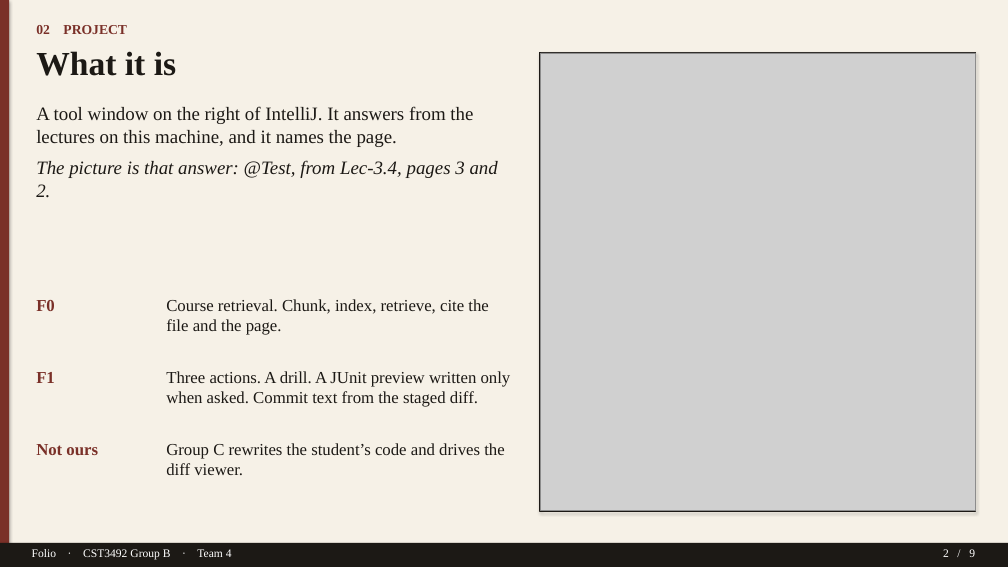
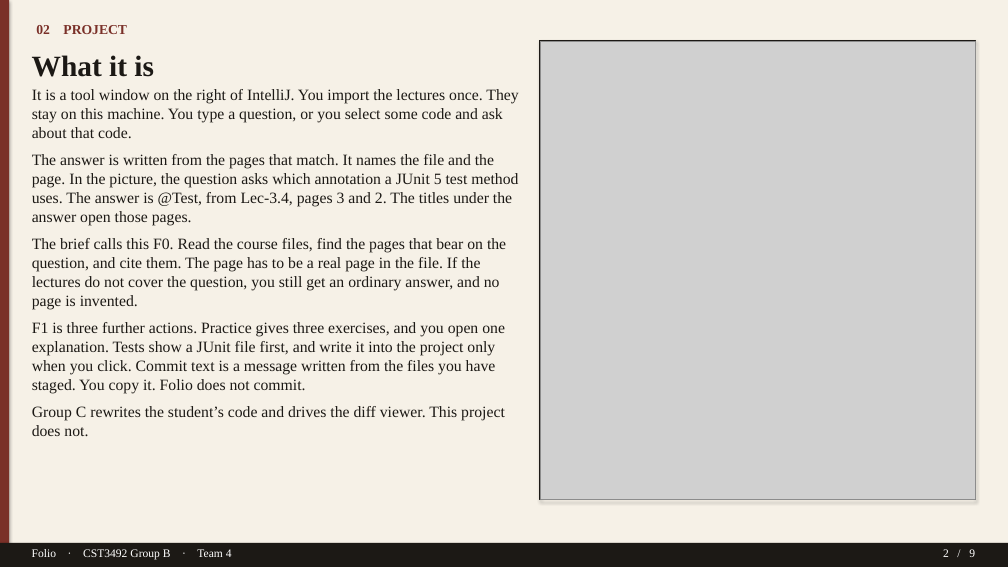
Before and after one commit to TTAWDTT/folio, a slide deck: slide 2 of submission/documents/Folio-GroupB-Team4-Slides.pptx. Drawn at 1008x567 pixels with LibreOffice and Linux fonts; fonts in the diff are those of the drawing; grey boxes stand for pictures. Boxes give left, top, right and bottom in pixels: in the first picture for what was removed or moved away, otherwise in the second. Text is boxed around its words. In the diff, an @@ line names an element or a change of style, - is before the commit and + after.

```diff
--- a/submission/documents/Folio-GroupB-Team4-Slides.pptx
+++ b/submission/documents/Folio-GroupB-Team4-Slides.pptx
@@ text "What it is" at [32, 55, 154, 77]: size 32 to 28 pt @@
@@ rectangle: place and size @@
-rectangle at [540, 52, 976, 511]
+rectangle at [540, 41, 976, 500]
@@ picture: place and size @@
-picture at [541, 53, 975, 510]
+picture at [541, 42, 975, 499]
@@ text at [32, 89, 518, 436]: text changed; size 18 to 15 pt @@
-A tool window on the right of IntelliJ. It answers from the lectures on this machine, and it names the page.
-The picture is that answer: @Test, from Lec-3.4, pages 3 and 2.
+It is a tool window on the right of IntelliJ. You import the lectures once. They stay on this machine. You type a question, or you select some code and ask about that code.
+The answer is written from the pages that match. It names the file and the page. In the picture, the question asks which annotation a JUnit 5 test method uses. The answer is @Test, from Lec-3.4, pages 3 and 2. The titles under the answer open those pages.
+The brief calls this F0. Read the course files, find the pages that bear on the question, and cite them. The page has to be a real page in the file. If the lectures do not cover the question, you still get an ordinary answer, and no page is invented.
+F1 is three further actions. Practice gives three exercises, and you open one explanation. Tests show a JUnit file first, and write it into the project only when you click. Commit text is a message written from the files you have staged. You copy it. Folio does not commit.
+Group C rewrites the student’s code and drives the diff viewer. This project does not.
@@ text removed at [166, 299, 488, 335] @@
-Course retrieval. Chunk, index, retrieve, cite the file and the page.
@@ text removed at [36, 300, 55, 311] @@
-F0
@@ text removed at [36, 372, 55, 383] @@
-F1
@@ text removed at [166, 371, 511, 407] @@
-Three actions. A drill. A JUnit preview written only when asked. Commit text from the staged diff.
@@ text removed at [36, 444, 98, 455] @@
-Not ours
@@ text removed at [166, 443, 504, 475] @@
-Group C rewrites the student’s code and drives the diff viewer.
```
Also in this commit, not shown: 3 other slides changed, 2 other files.
